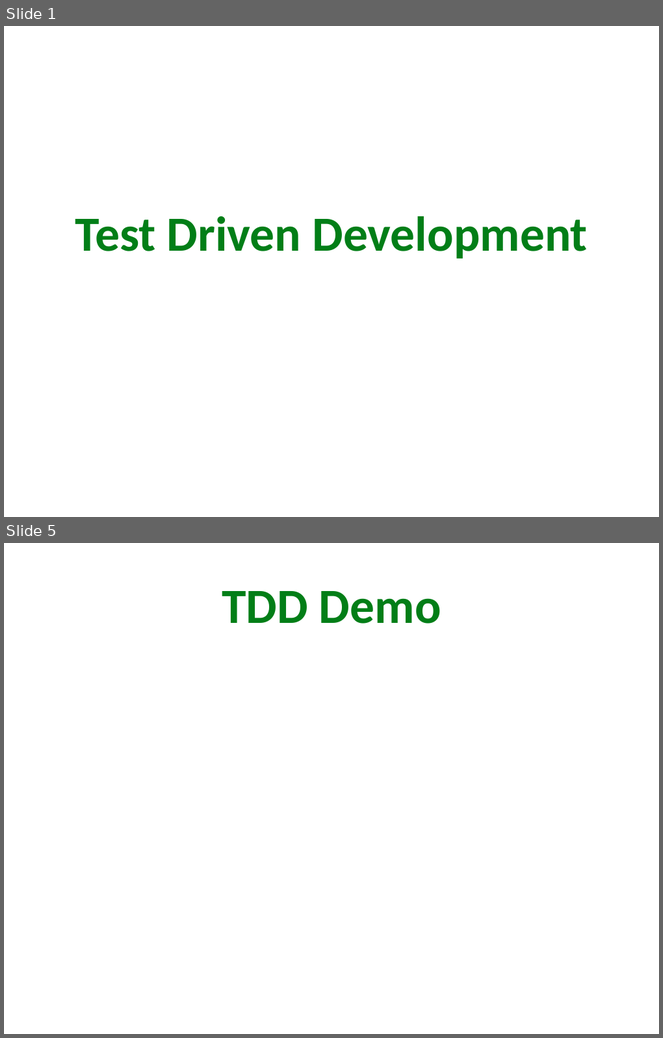
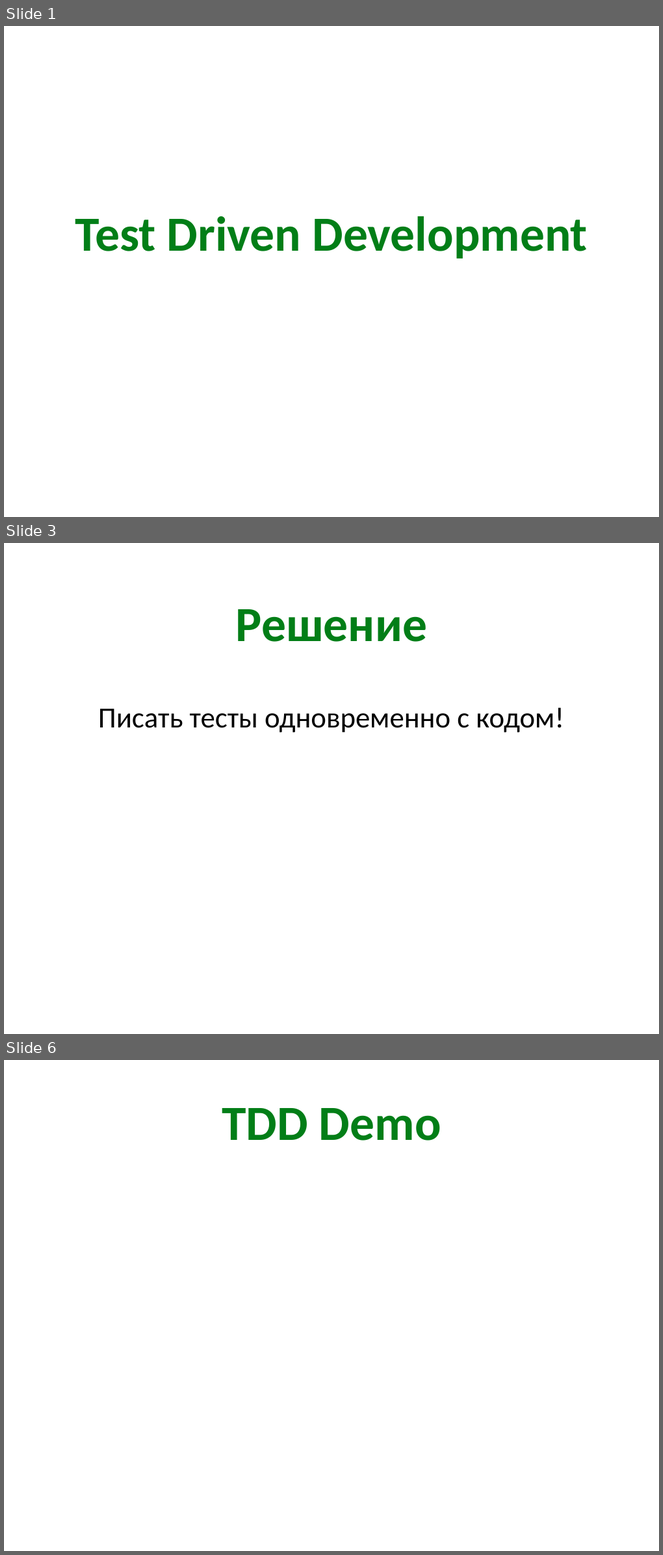
Before and after one commit to kontur-courses/tdd, a slide deck: tdd.pptx. Shown one above the other, each under a label of ours: slides 1 and 5 before the commit, slides 1, 3 and 6 after it; the slides between them are not shown. The pictures are 663x1038 and 663x1555 pixels, drawn with LibreOffice and Linux fonts; fonts in the diff are those of the drawing. Boxes give left, top, right and bottom in pixels: in the first picture for what was removed or moved away, otherwise in the second. Text is boxed around its words. In the diff, an @@ line names an element or a change of style, - is before the commit and + after.

```diff
--- a/tdd.pptx
+++ b/tdd.pptx
@@ slide 3 added at [4,543,659,1034], background #FFFFFF @@
@@ title added at [236,609,428,642], 54 pt, text #027E17, bold @@
+Решение
@@ text added at [98,707,564,733], 32 pt, text #000000 @@
+Писать тесты одновременно с кодом!
@@ what was slide 5 is now slide 6 @@
```
Also in this commit, not shown: 3 slides changed, 3 other slides added, 2 slides removed, 4 other files.
